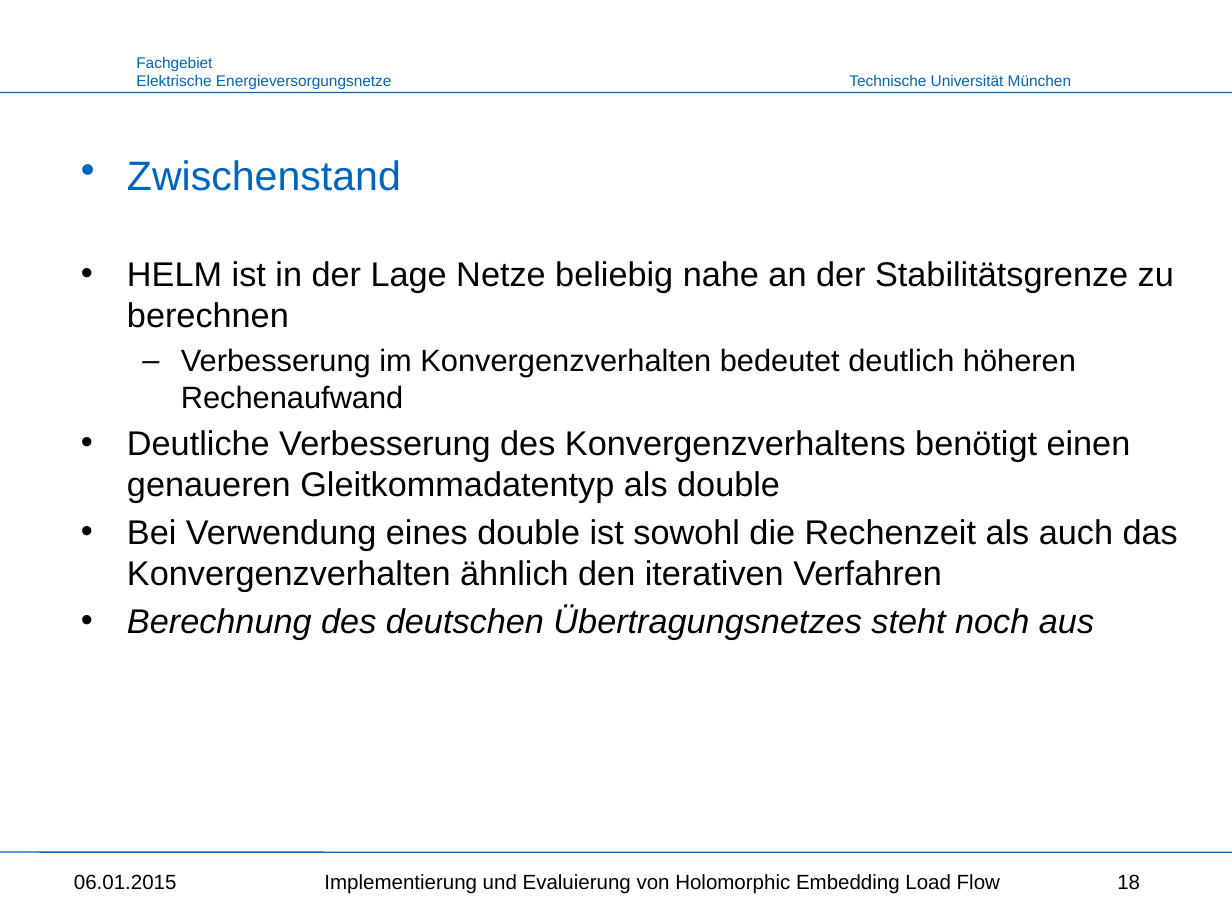
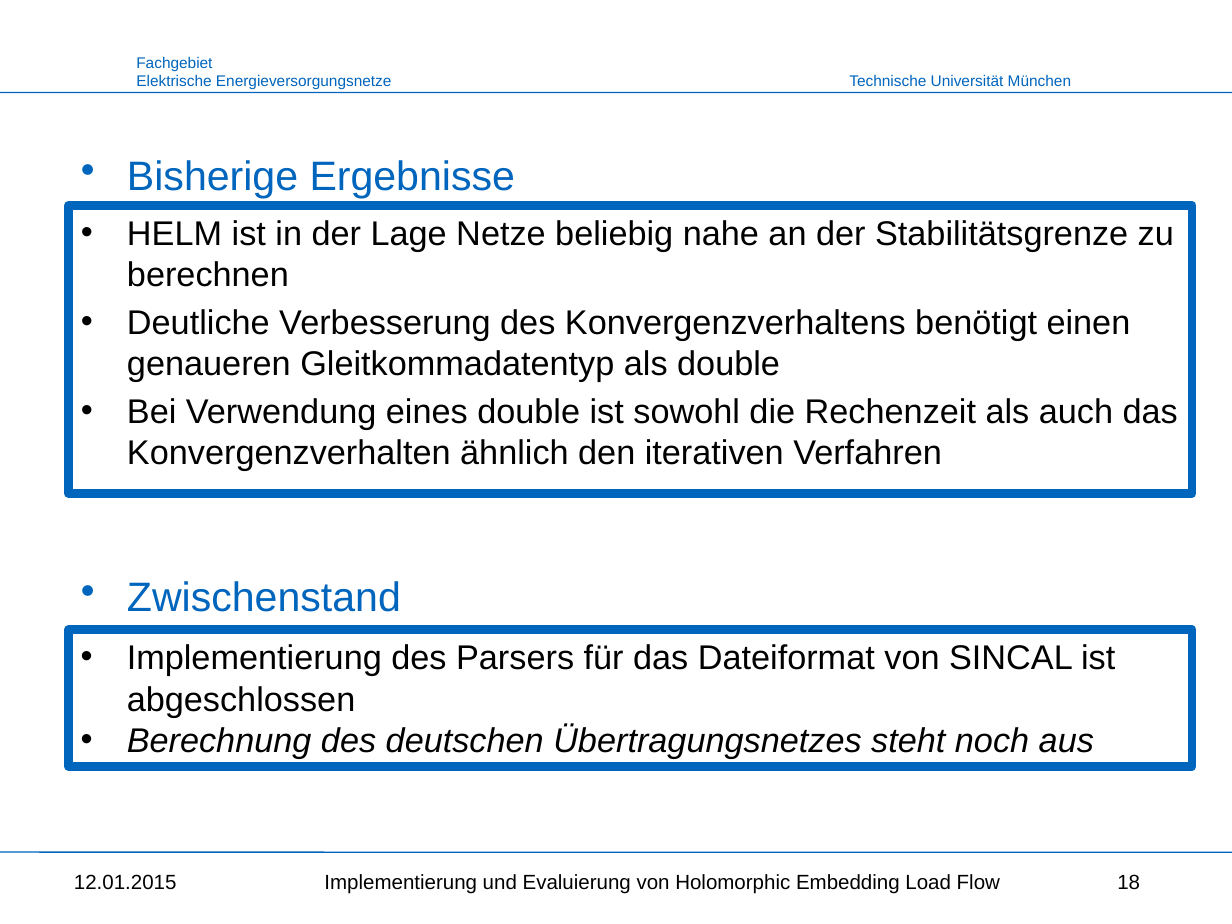
Before and after one commit to benediktibk/loadflow, a slide deck: slide 18 of documents/master_thesis/intermediate_presentation.pptx. Drawn at 1232x924 pixels with LibreOffice and Linux fonts; fonts in the diff are those of the drawing; background and template pictures are left out. Boxes give left, top, right and bottom in pixels: in the first picture for what was removed or moved away, otherwise in the second. Text is boxed around its words. In the diff, an @@ line names an element or a change of style, - is before the commit and + after.

```diff
--- a/documents/master_thesis/intermediate_presentation.pptx
+++ b/documents/master_thesis/intermediate_presentation.pptx
@@ title at bbox=[127, 160, 515, 199]: text changed @@
-Zwischenstand
+Bisherige Ergebnisse
@@ text "HELM ist in der Lage ...": place and size @@
-text "HELM ist in der Lage ..." at bbox=[127, 261, 1178, 640]
+text "HELM ist in der Lage ..." at bbox=[69, 206, 1193, 494]
@@ text "HELM ist in der Lage ..." at bbox=[69, 206, 1193, 494]: outline none to #0065BD 5 pt @@
@@ text at bbox=[181, 348, 1076, 409]: paragraph removed @@
-  – Verbesserung im Konvergenzverhalten bedeutet deutlich höheren Rechenaufwand
@@ title added at bbox=[127, 581, 401, 612], 24 pt, text #0065BD, bold @@
+Zwischenstand
@@ text at bbox=[127, 606, 1094, 640]: paragraph removed @@
-• Berechnung des deutschen Übertragungsnetzes steht noch aus
@@ rectangle added at bbox=[69, 630, 1193, 766], outline #0065BD 5 pt, 20 pt, text #000000 @@
+• Implementierung des Parsers für das Dateiformat von SINCAL ist abgeschlossen
+• Berechnung des deutschen Übertragungsnetzes steht noch aus
@@ text at bbox=[74, 874, 177, 890]: text changed @@
-06.01.2015
+12.01.2015
```
Also in this commit, not shown: 17 other slides changed.
